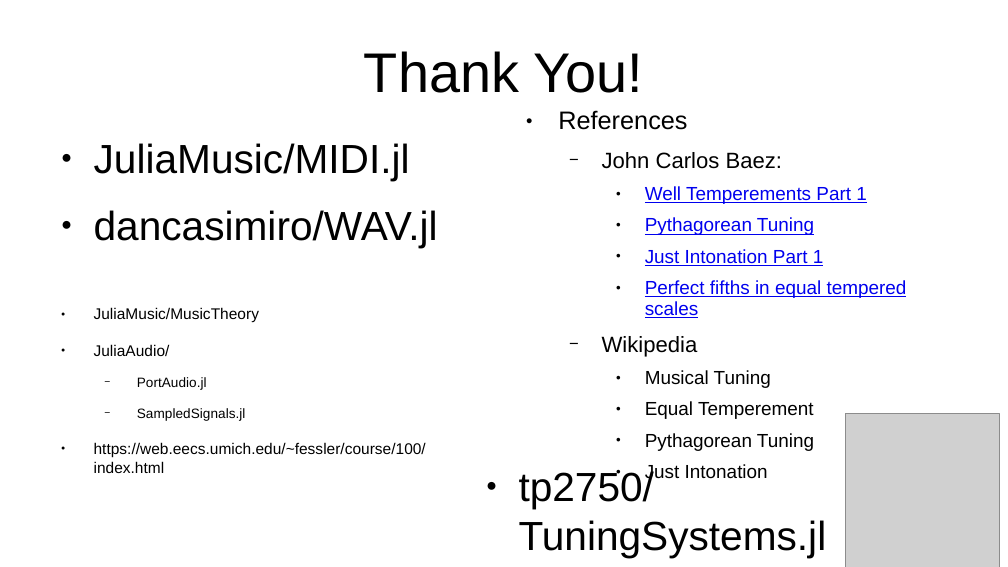
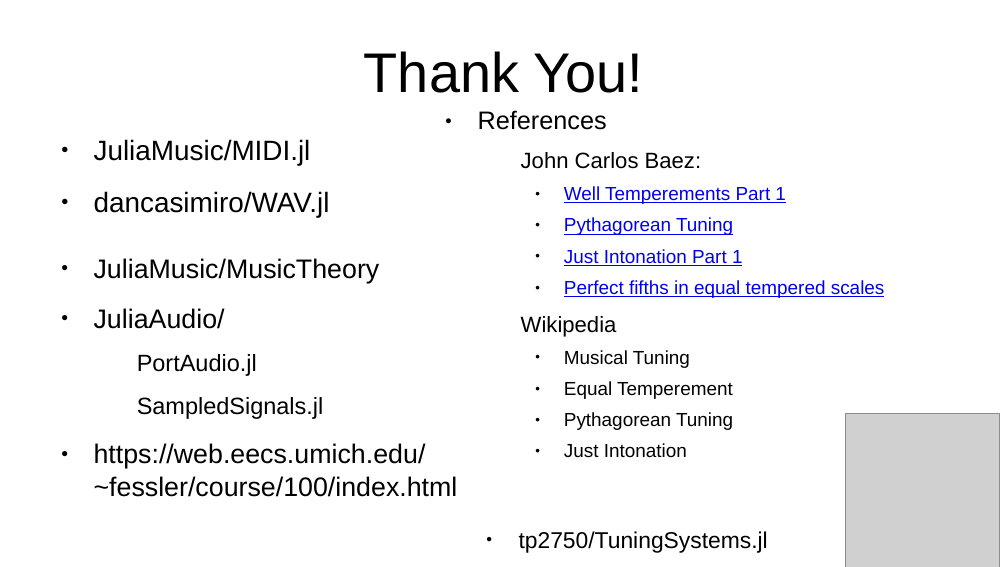
Before and after one commit to tp2750/TuningSystems.jl, a slide deck: slide 20 of docs/src/Juliacon2024/slides_juliacon2024.pptx (slide 19 before the commit). Drawn at 1008x567 pixels with LibreOffice and Linux fonts; fonts in the diff are those of the drawing; grey boxes stand for pictures. Boxes give left, top, right and bottom in pixels: in the first picture for what was removed or moved away, otherwise in the second. Text is boxed around its words. In the diff, an @@ line names an element or a change of style, - is before the commit and + after.

```diff
--- a/docs/src/Juliacon2024/slides_juliacon2024.pptx
+++ b/docs/src/Juliacon2024/slides_juliacon2024.pptx
@@ text "References": place and size @@
-text "References" at box(558, 110, 907, 451)
+text "References" at box(478, 110, 885, 458)
@@ text "JuliaMusic/MIDI.jl" at box(94, 139, 330, 217): size 32 to 22 pt @@
@@ text at box(521, 152, 885, 458): bullet − to none; list level 2 to 1 in "John Carlos Baez:"; list level 2 to 1 in "Wikipedia" @@
@@ text "JuliaMusic/MusicTheory": place and size @@
-text "JuliaMusic/MusicTheory" at box(94, 307, 426, 473)
+text "JuliaMusic/MusicTheory" at box(94, 258, 458, 497)
@@ text "JuliaMusic/MusicTheory" at box(94, 258, 458, 497): size 12.3 to 21.2 pt in "JuliaMusic/MusicTheory", "JuliaAudio/", "https://web.eecs.umich.edu/~fessler/course/100/index.html"; size 10.7 to 18.5 pt in "PortAudio.jl", "SampledSignals.jl"; bullet − to none; list level 2 to 1 in "PortAudio.jl"; list level 2 to 1 in "SampledSignals.jl" @@
@@ text "tp2750/TuningSystems.jl": place and size @@
-text "tp2750/TuningSystems.jl" at box(519, 469, 827, 558)
+text "tp2750/TuningSystems.jl" at box(519, 531, 768, 553)
@@ text "tp2750/TuningSystems.jl" at box(519, 531, 768, 553): size 32 to 18 pt @@
```
Also in this commit, not shown: 3 other slides changed, 1 slide added.
